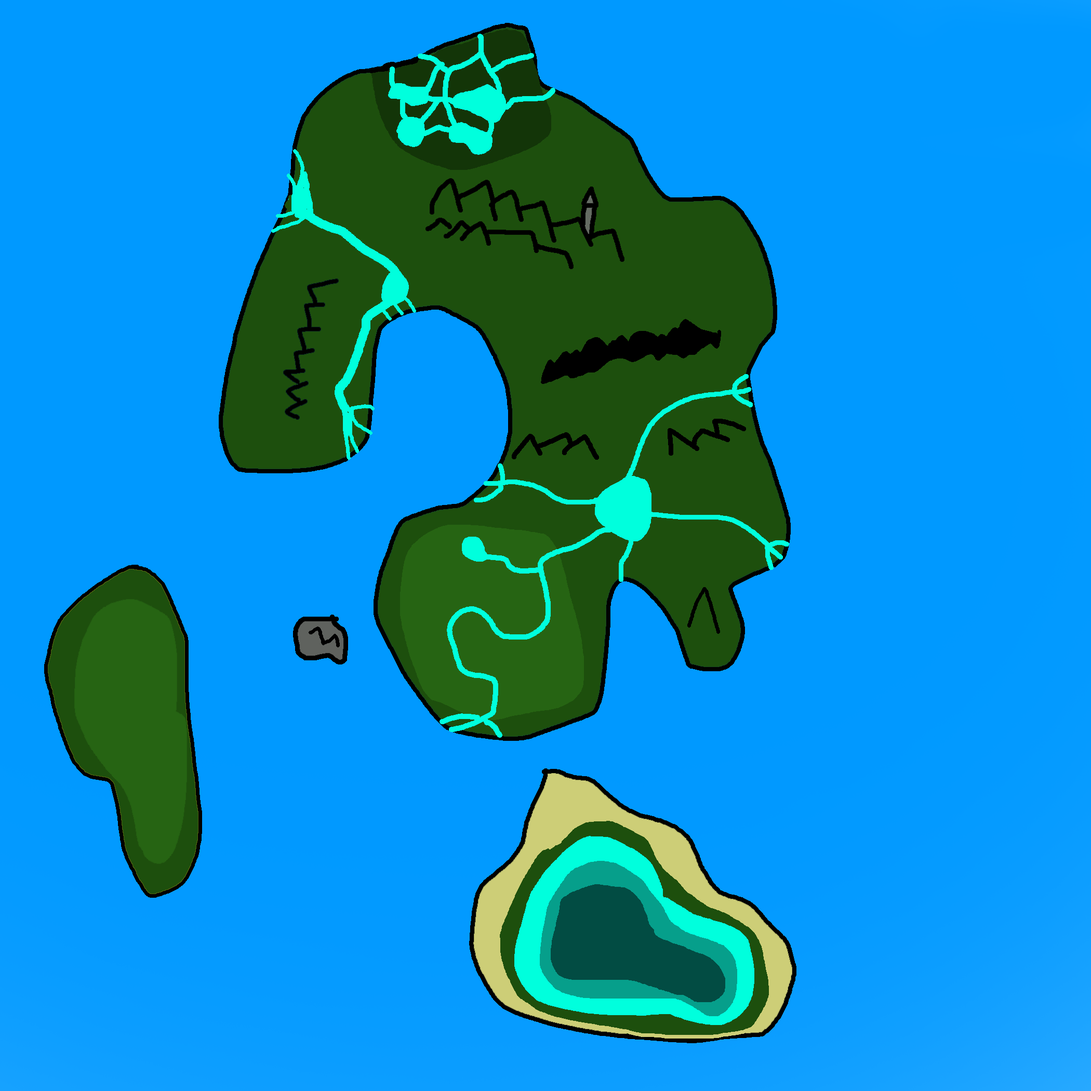
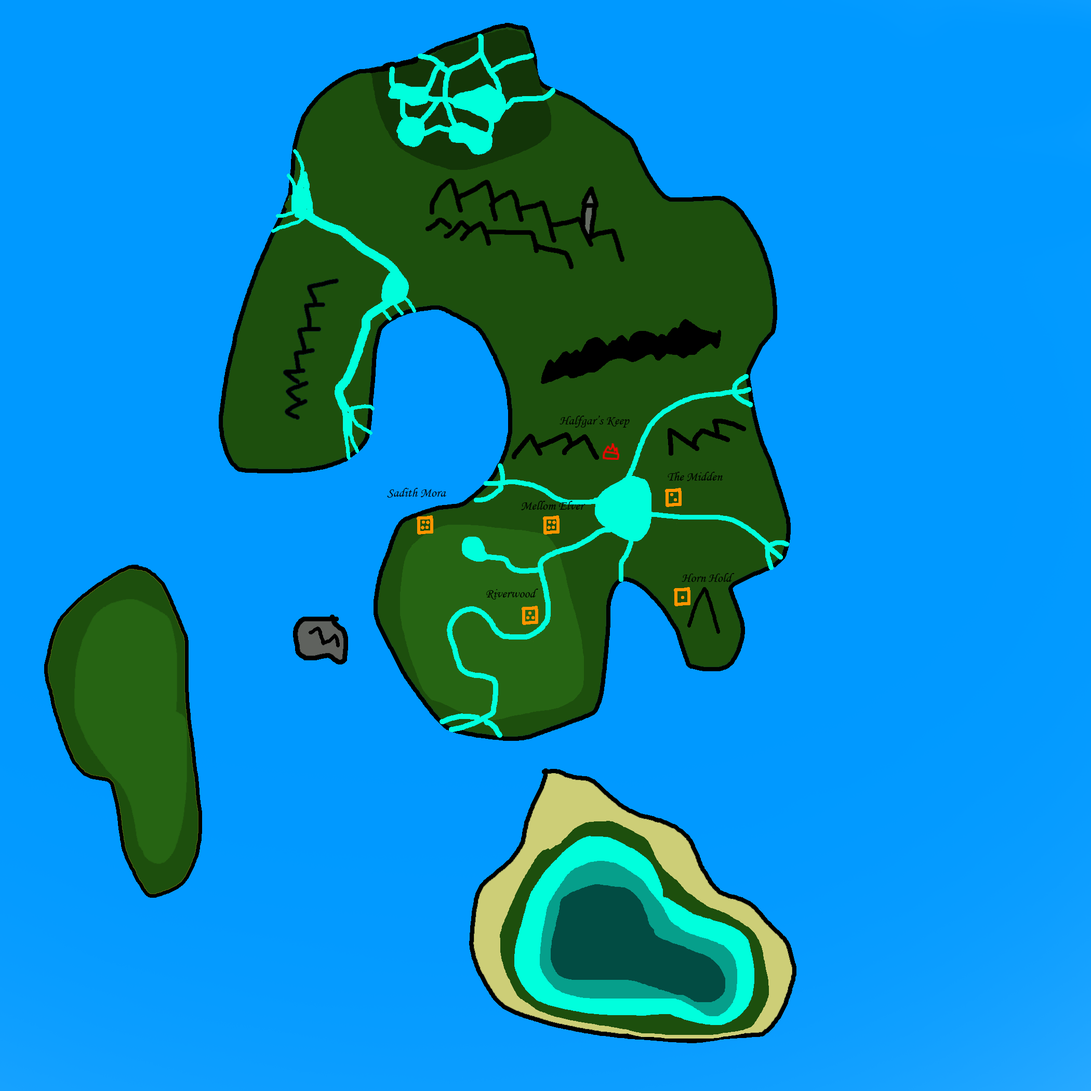
Before/after of a 1091×1091 layered artwork. What changed in the layer stack:
showed group "Major Settlements" (4 layers) over (x1=387, y1=488, x2=586, y2=552)
showed group "Military Camps" (2 layers) over (x1=559, y1=415, x2=630, y2=460)
showed group "Minor Settlements" (7 layers) over (x1=486, y1=471, x2=735, y2=643)
